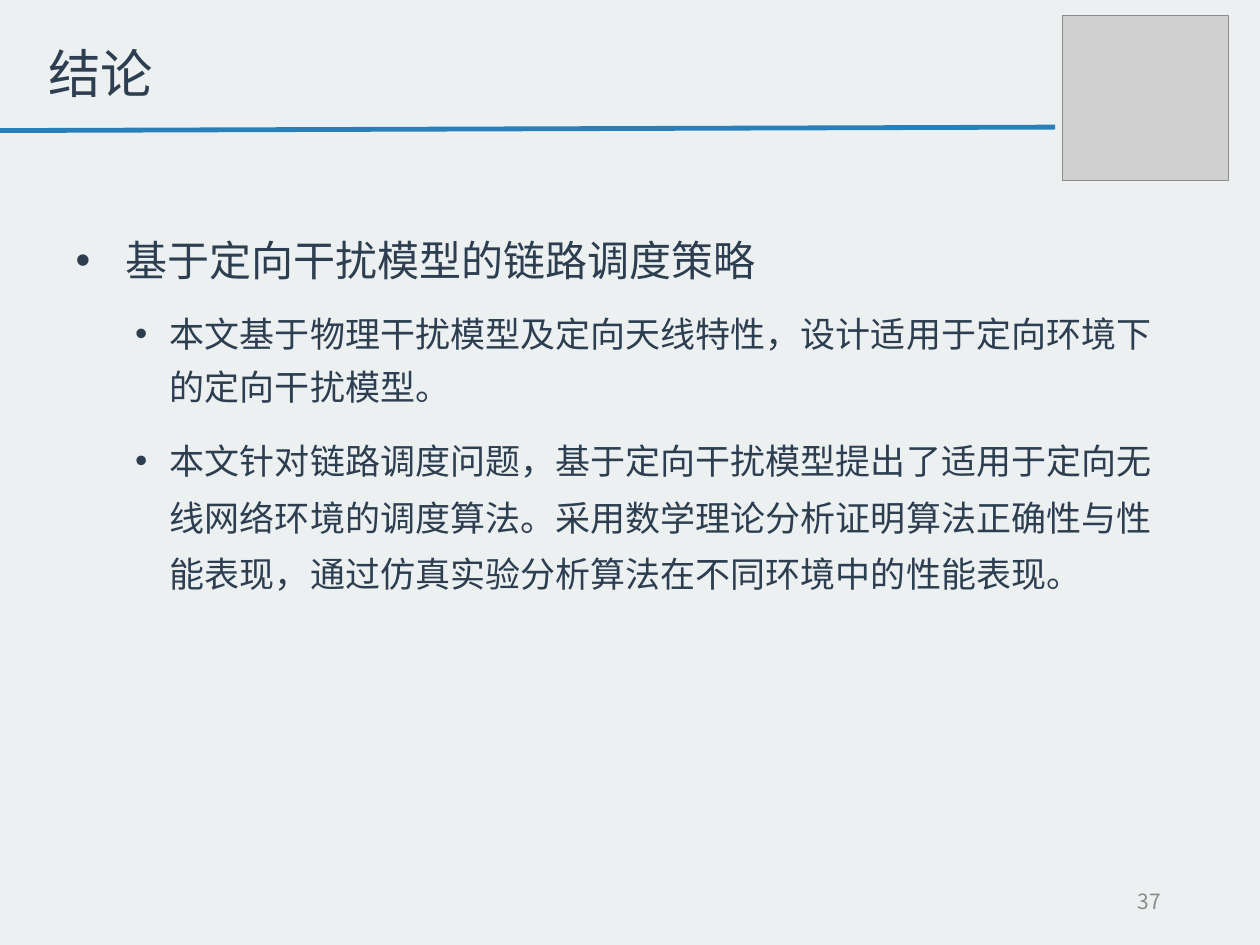
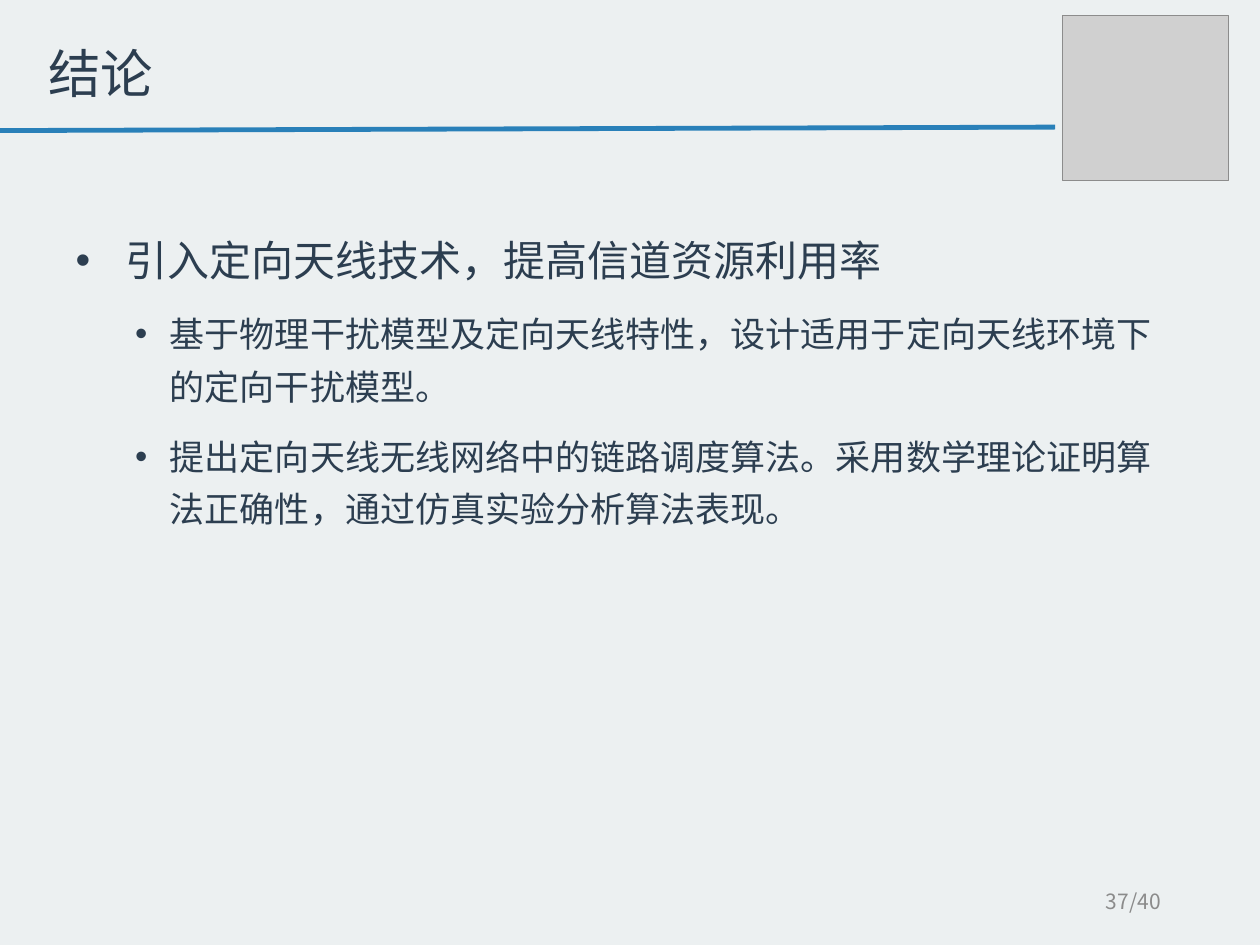
Before and after one commit to tangzhaoshu/playground, a slide deck: slide 37 of ResearchWork/毕业答辩--唐兆树.pptx. Drawn at 1260x945 pixels with LibreOffice and Linux fonts; fonts in the diff are those of the drawing; grey boxes stand for pictures. Boxes give left, top, right and bottom in pixels: in the first picture for what was removed or moved away, otherwise in the second. Text is boxed around its words. In the diff, an @@ line names an element or a change of style, - is before the commit and + after.

```diff
--- a/ResearchWork/毕业答辩--唐兆树.pptx
+++ b/ResearchWork/毕业答辩--唐兆树.pptx
@@ text at bbox=[125, 240, 1152, 526]: text changed @@
-• 基于定向干扰模型的链路调度策略
-• 本文基于物理干扰模型及定向天线特性，设计适用于定向环境下的定向干扰模型。
-• 本文针对链路调度问题，基于定向干扰模型提出了适用于定向无线网络环境的调度算法。采用数学理论分析证明算法正确性与性能表现，通过仿真实验分析算法在不同环境中的性能表现。
+• 引入定向天线技术，提高信道资源利用率
+• 基于物理干扰模型及定向天线特性，设计适用于定向天线环境下的定向干扰模型。
+• 提出定向天线无线网络中的链路调度算法。采用数学理论证明算法正确性，通过仿真实验分析算法表现。
@@ page number at bbox=[1106, 892, 1161, 913]: text changed @@
-37
+37/40
```
Also in this commit, not shown: 23 other slides changed, 1 slide added, 18 other files.
